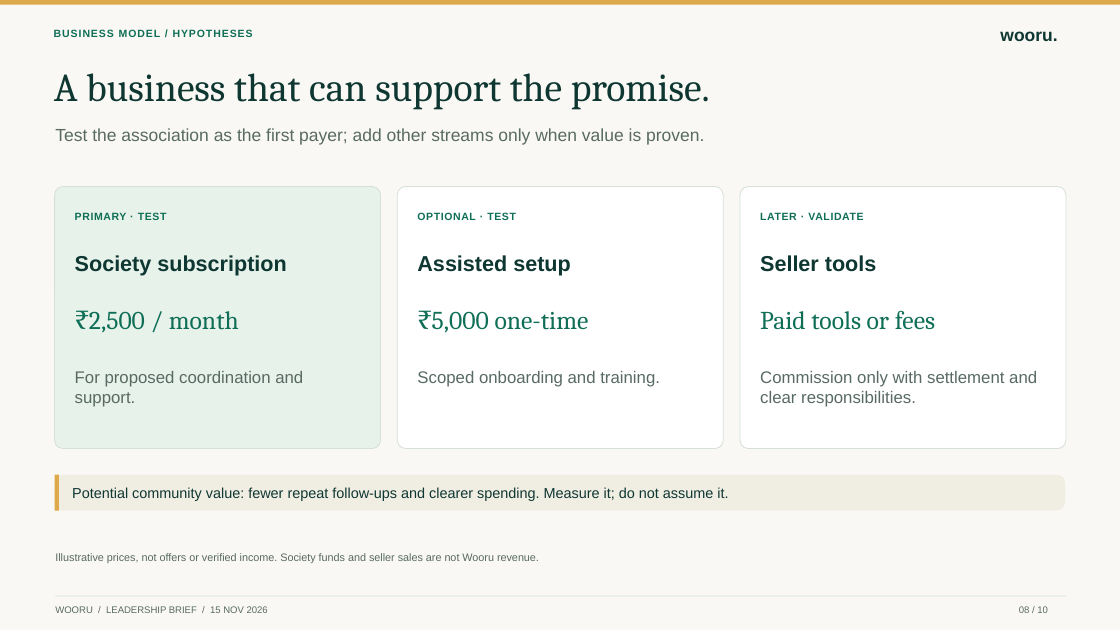
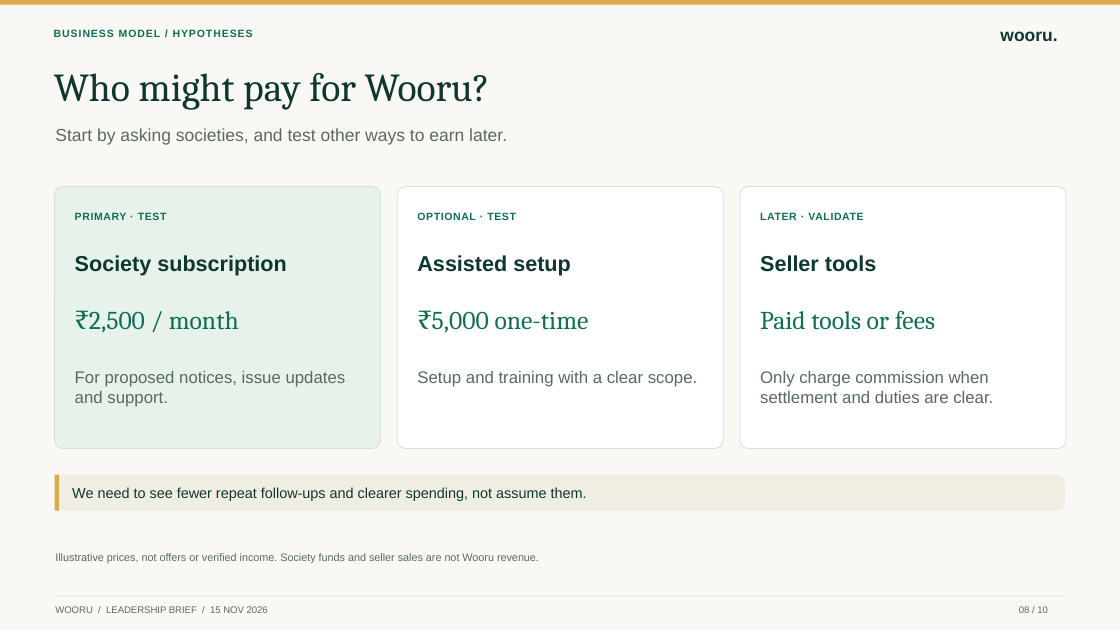
Before and after one commit to venkatbrr/Society_Service_Hub, a slide deck: slide 8 of docs/presentations/wooru-one-app-market-and-economics.pptx. Drawn at 1120x630 pixels with LibreOffice and Linux fonts; fonts in the diff are those of the drawing. Boxes give left, top, right and bottom in pixels: in the first picture for what was removed or moved away, otherwise in the second. Text is boxed around its words. In the diff, an @@ line names an element or a change of style, - is before the commit and + after.

```diff
--- a/docs/presentations/wooru-one-app-market-and-economics.pptx
+++ b/docs/presentations/wooru-one-app-market-and-economics.pptx
@@ text at box(54, 73, 490, 110): text changed @@
-A business that can support the promise.
+Who might pay for Wooru?
@@ text at box(55, 128, 507, 145): text changed @@
-Test the association as the first payer; add other streams only when value is proven.
+Start by asking societies, and test other ways to earn later.
@@ text at box(75, 371, 346, 407): text changed @@
-For proposed coordination and support.
+For proposed notices, issue updates and support.
@@ text at box(417, 371, 697, 387): text changed @@
-Scoped onboarding and training.
+Setup and training with a clear scope.
@@ text at box(760, 371, 993, 403): text changed @@
-Commission only with settlement and clear responsibilities.
+Only charge commission when settlement and duties are clear.
@@ text at box(72, 487, 587, 501): text changed @@
-Potential community value: fewer repeat follow-ups and clearer spending. Measure it; do not assume it.
+We need to see fewer repeat follow-ups and clearer spending, not assume them.
```
Also in this commit, not shown: 9 other slides changed, 8 other files.
